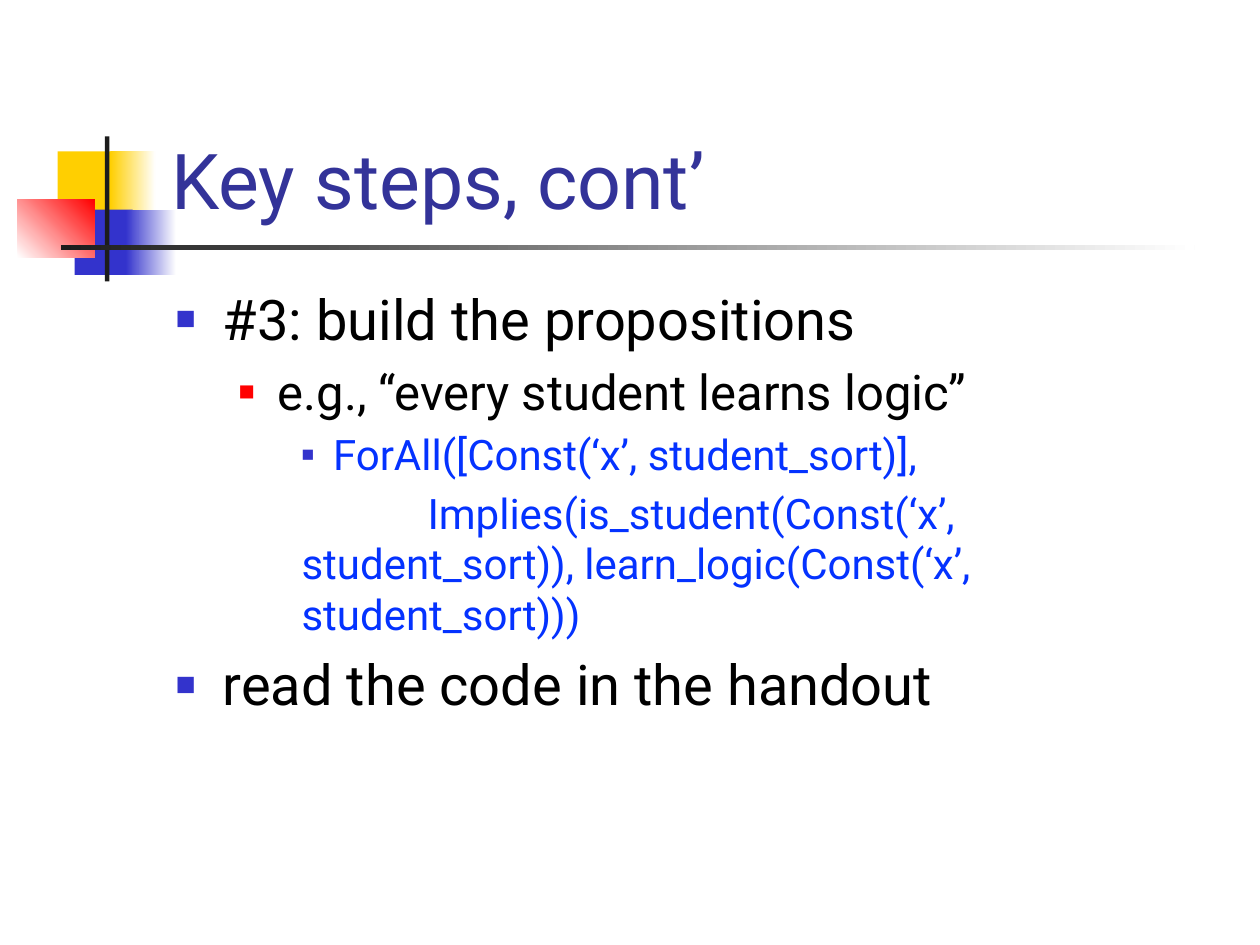
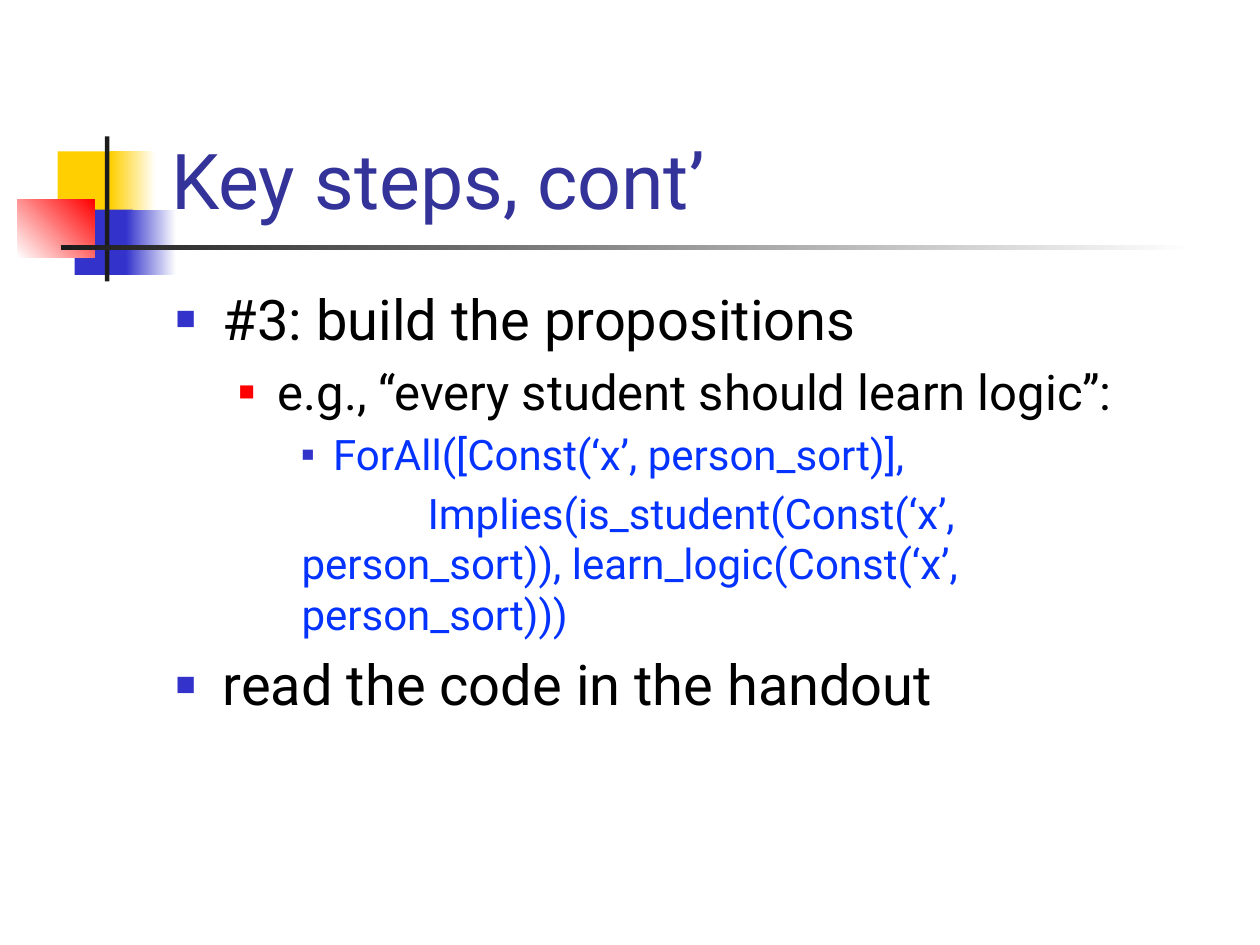
Before and after one commit to csslab-ustc/csslab-ustc.github.io, a slide deck: slide 31 of courses/theory/slides/lec08-predlogic.pptx. Drawn at 1260x945 pixels with LibreOffice and Linux fonts; fonts in the diff are those of the drawing. Boxes give left, top, right and bottom in pixels: in the first picture for what was removed or moved away, otherwise in the second. Text is boxed around its words. In the diff, an @@ line names an element or a change of style, - is before the commit and + after.

```diff
--- a/courses/theory/slides/lec08-predlogic.pptx
+++ b/courses/theory/slides/lec08-predlogic.pptx
@@ text at bbox=[278, 373, 1112, 640]: text changed @@
-  ■ e.g., “every student learns logic”
-    ■ ForAll([Const(‘x’, student_sort)],
-    Implies(is_student(Const(‘x’, student_sort)), learn_logic(Const(‘x’, student_sort)))
+  ■ e.g., “every student should learn logic”:
+    ■ ForAll([Const(‘x’, person_sort)],
+    Implies(is_student(Const(‘x’, person_sort)), learn_logic(Const(‘x’, person_sort)))
```
Also in this commit, not shown: 1 other slide changed, 1 other file.
